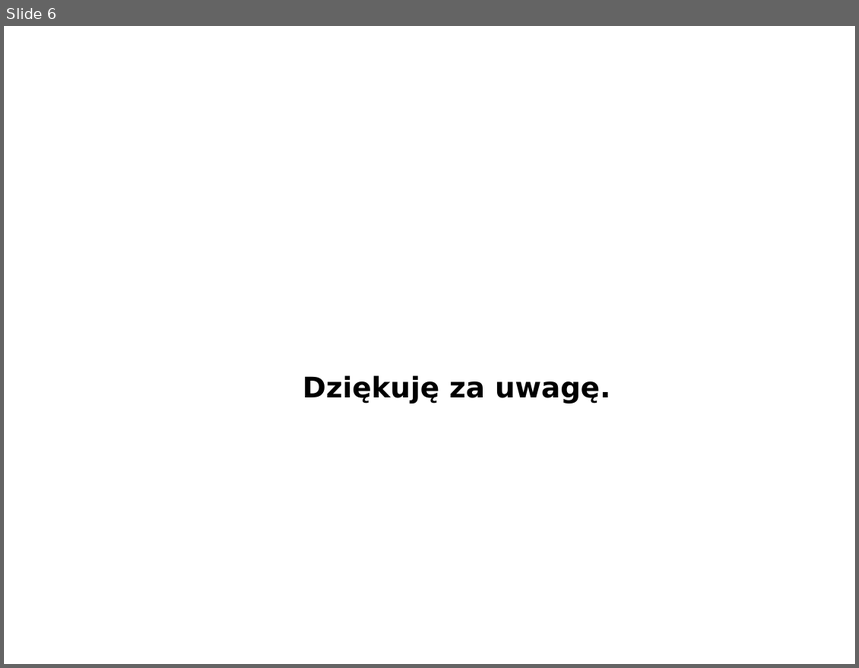
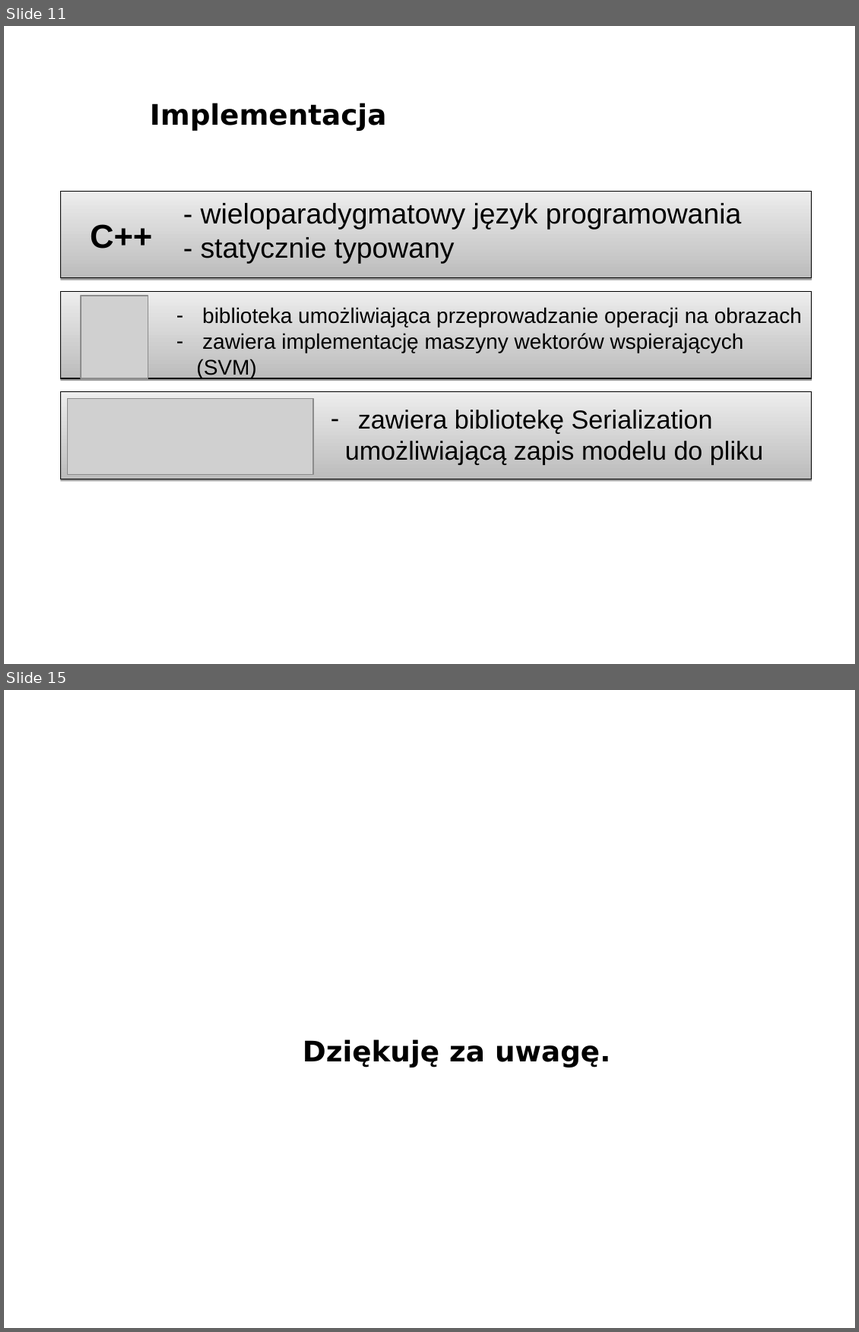
Before and after one commit to michalcichon/praca-magisterska, a slide deck: presentation/prezentacja-obrona.ppt. Shown one above the other, each under a label of ours: slide 6 before the commit, slides 11 and 15 after it; the slides between them are not shown. The pictures are 859x668 and 859x1332 pixels, drawn with LibreOffice and Linux fonts; fonts in the diff are those of the drawing; grey boxes stand for pictures; background and template pictures are left out. Boxes give left, top, right and bottom in pixels: in the first picture for what was removed or moved away, otherwise in the second. Text is boxed around its words. In the diff, an @@ line names an element or a change of style, - is before the commit and + after.

```diff
--- a/presentation/prezentacja-obrona.ppt
+++ b/presentation/prezentacja-obrona.ppt
@@ slide 11 added at <box>4,26,855,664</box>, background picture (left out) @@
@@ title added at <box>150,103,386,131</box>, 24 pt, text #000000, bold @@
+Implementacja
@@ rectangle added at <box>61,191,812,278</box>, fill gradient #BCBCBC to #EDEDED, outline #000000 0.74 pt @@
@@ text added at <box>201,203,741,263</box>, 24 pt, text #000000 @@
+- wieloparadygmatowy język programowania
+- statycznie typowany
@@ text added at <box>90,224,152,249</box>, 28 pt, text #000000, bold @@
+C++
@@ rectangle added at <box>61,291,812,379</box>, fill gradient #BCBCBC to #EDEDED, outline #000000 0.74 pt @@
@@ picture added at <box>81,296,148,379</box> @@
@@ text added at <box>202,307,802,353</box>, 18 pt, text #000000 @@
+– biblioteka umożliwiająca przeprowadzanie operacji na obrazach
+– zawiera implementację maszyny wektorów wspierających (SVM)
@@ rectangle added at <box>61,392,812,479</box>, fill gradient #BCBCBC to #EDEDED, outline #000000 0.74 pt @@
@@ picture added at <box>68,399,314,475</box> @@
@@ text added at <box>345,410,763,465</box>, 22 pt, text #000000 @@
+– zawiera bibliotekę Serialization
+umożliwiającą zapis modelu do pliku
@@ what was slide 6 is now slide 15 @@
```
Also in this commit, not shown: 4 slides changed, 9 other slides added, 1 slide removed.
